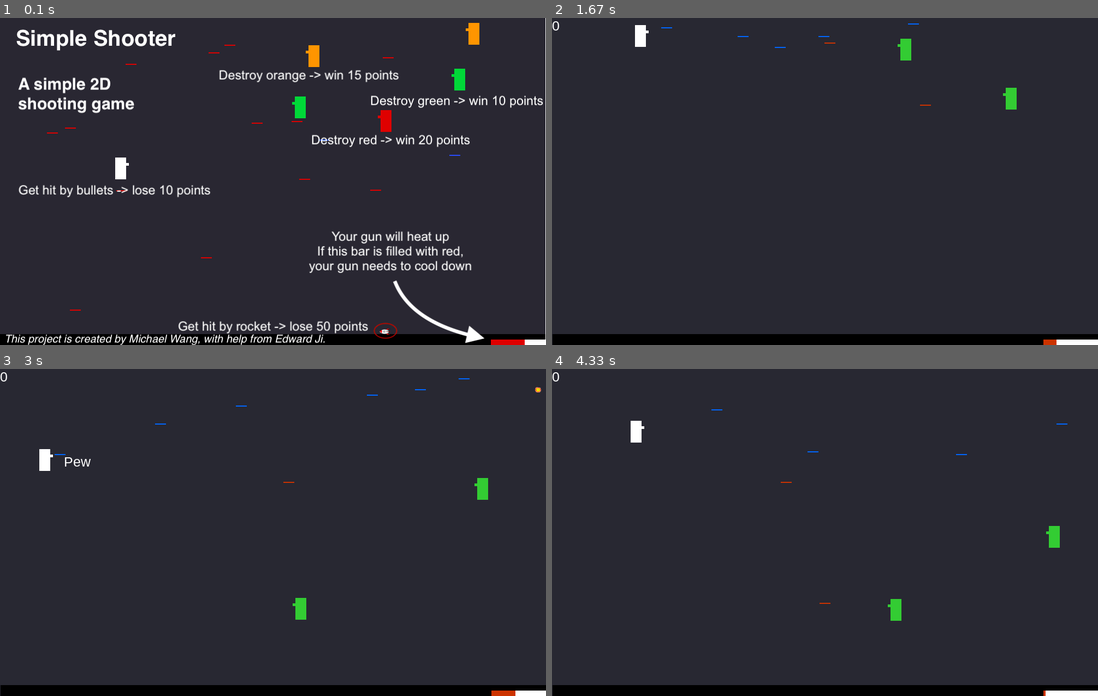
Above: before the commit, frames 1-4 (two rows, left to right).
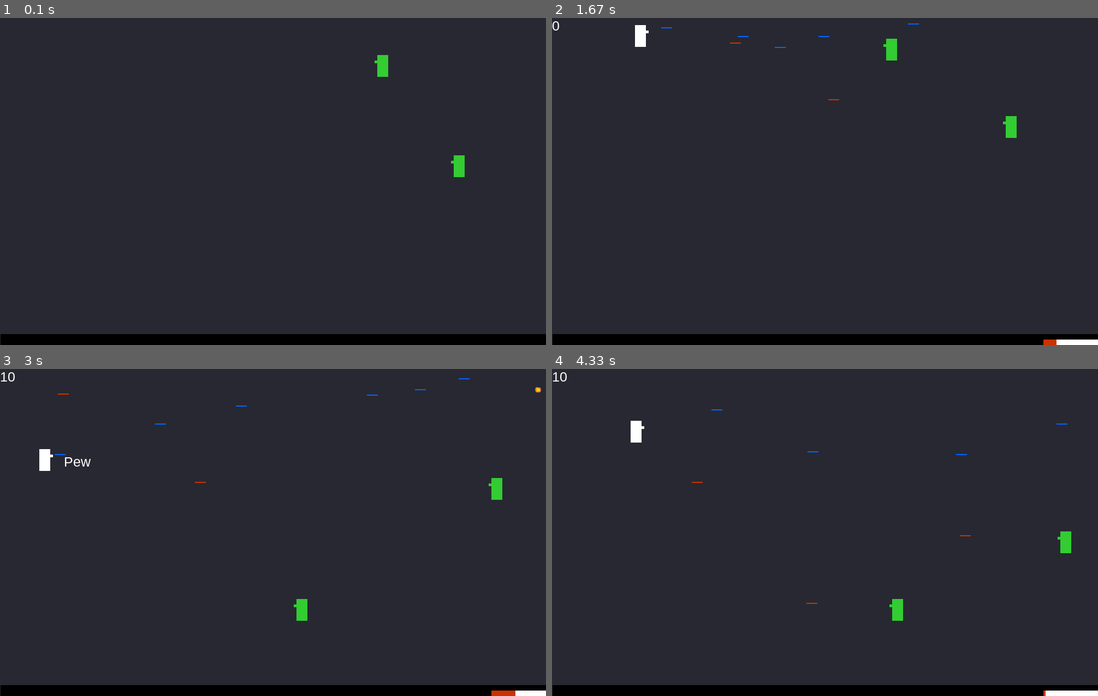
Above: after the commit, the same moments.

Repository: zwang20/SimpleShooter
Game: pygame game, started from simple_shooter.py
The game is run twice, just before and just after one commit, with the same random seed, the same clock (stepped at 60 frames per second) and the same inputs.
Inputs:
- Up to frame 1 (0.1 s): no input
- Up to frame 2 (1.67 s): tap Space at 0.33, 0.73, 1.03, 1.23, 1.57 s; hold D 0.67-1.13 s; hold W 1.17-1.47 s; hold D from 1.5 s (still down)
- Up to frame 3 (3 s): tap Space at 1.87, 2.07, 2.37, 2.63, 2.97 s; release D at 1.97 s; hold A 2-2.53 s; hold S 2.57-2.87 s; hold A from 2.9 s (still down)
- Up to frame 4 (4.33 s): tap Space at 3.27, 3.4, 3.8, 4.1 s; release A at 3.3 s; hold W 3.33-3.7 s; hold D from 3.73 s (still down)

The runs differ from the first frame. In frame 1, 7.2% of the frame differs, in the area x 0-100%, y 0-100%; in frame 2, 0.6%; in frame 3, 0.4%; in frame 4, 0.4%.

Commit message:
i did sth

Diff:
--- a/simple_shooter.py
+++ b/simple_shooter.py
@@ -356,6 +356,19 @@
                     quit()
                 elif event.key == pygame.K_SPACE:
                     ss_initial = False
+
+        game_display.fill(grey)
+        sge_rect(game_display, 0, display_height - ground_height,
+                 display_width, ground_height, black)
+        smart_spawn()
+        for enemy in Enemy.family:
+            enemy.move()
+            enemy.get_hit()
+            enemy.fire()
+            enemy.display()
+        for bullet in Bullet.good + Bullet.bad:
+            bullet.display()
+
         pygame.display.update()
 
 
